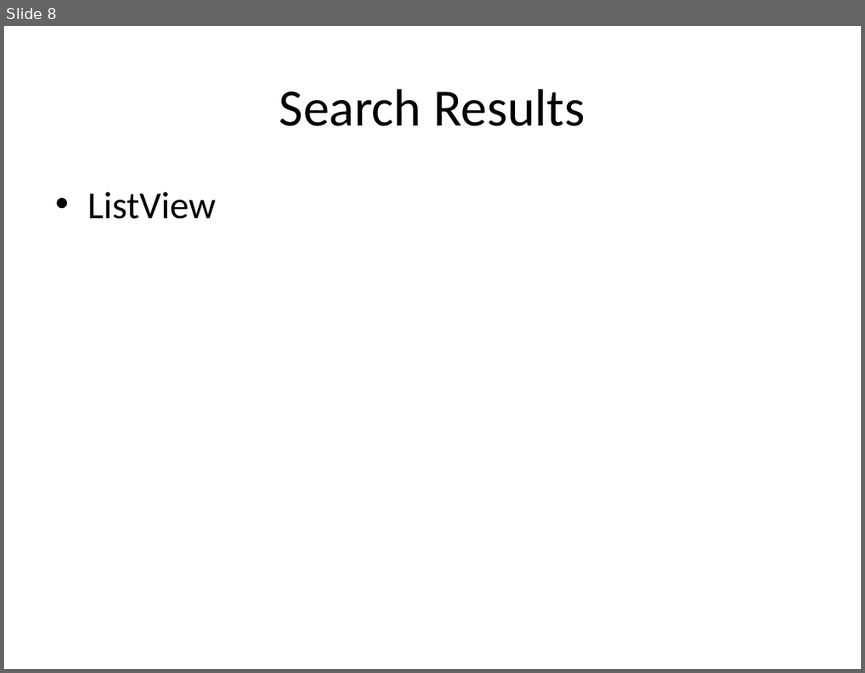
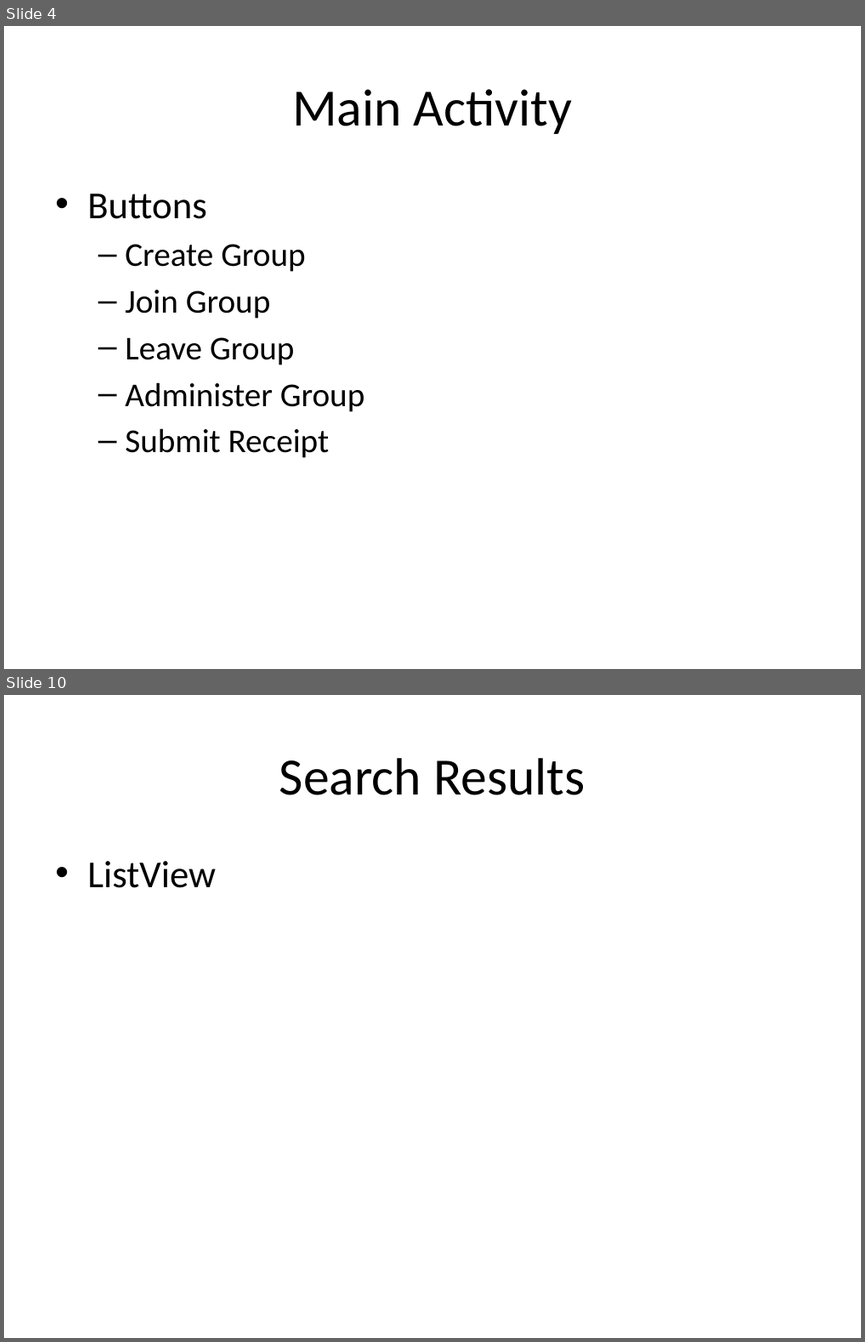
Before and after one commit to KodeFu/cis651project, a slide deck: ProjectLayouts.pptx. Shown one above the other, each under a label of ours: slide 8 before the commit, slides 4 and 10 after it; the slides between them are not shown. The pictures are 865x673 and 865x1342 pixels, drawn with LibreOffice and Linux fonts; fonts in the diff are those of the drawing. Boxes give left, top, right and bottom in pixels: in the first picture for what was removed or moved away, otherwise in the second. Text is boxed around its words. In the diff, an @@ line names an element or a change of style, - is before the commit and + after.

```diff
--- a/ProjectLayouts.pptx
+++ b/ProjectLayouts.pptx
@@ slide 4 added at <box>4,26,861,669</box>, background #FFFFFF @@
@@ title added at <box>292,89,572,134</box>, 44 pt, text #000000 @@
+Main Activity
@@ text added at <box>87,193,364,458</box>, 28 pt, text #000000 @@
+• Buttons
+  – Create Group
+  – Join Group
+  – Leave Group
+  – Administer Group
+  – Submit Receipt
@@ what was slide 8 is now slide 10 @@
```
Also in this commit, not shown: 8 slides changed, 1 slide removed, 37 other files.
